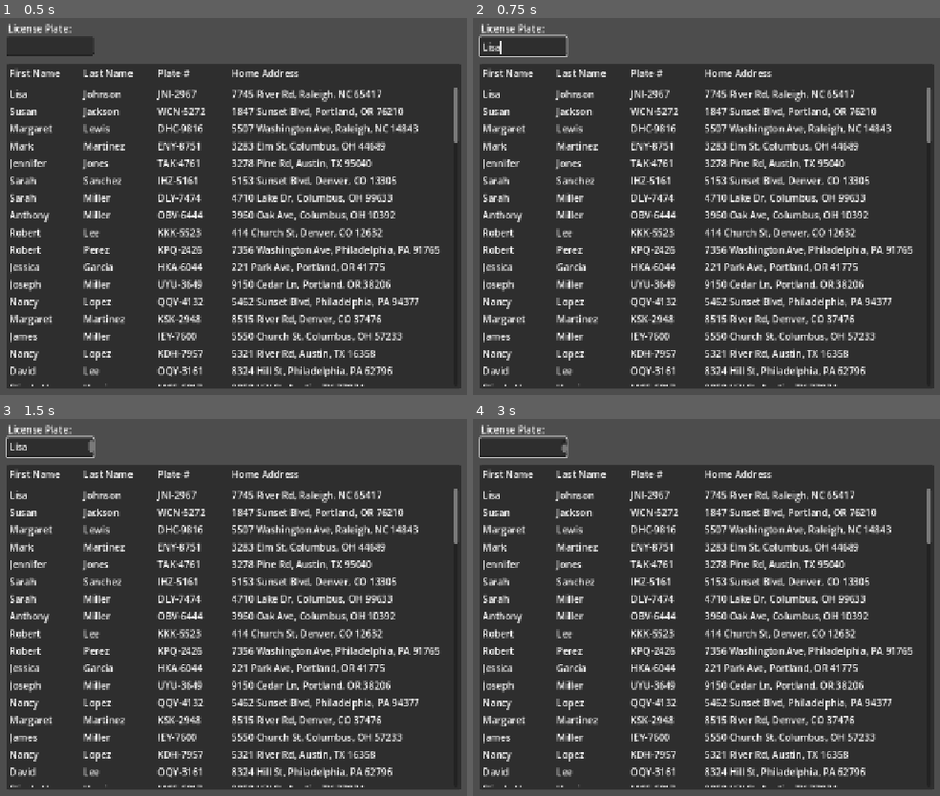
Above: before the commit, frames 1-4 (two rows, left to right).
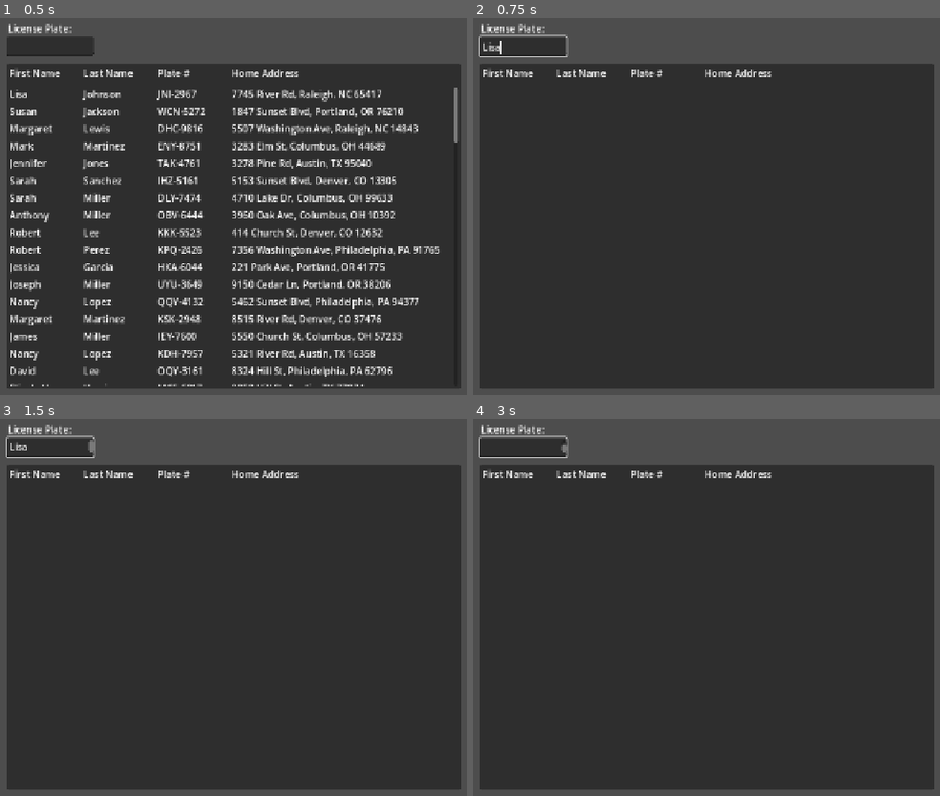
Above: after the commit, the same moments.

Repository: Ciph3rzer0/brackeys-2026.2-trust-no-one
Game: Godot game, scene res://main_ui.tscn
The game is run twice, just before and just after one commit, with the same random seed, the same clock (stepped at 60 frames per second) and the same inputs.
Inputs (mouse positions are in pixels of both pictures, inside the frame that each line leads up to):
- Up to frame 1 (0.5 s): no input
- Up to frame 2 (0.75 s): click (524, 48) at 0.52 s; type "Lisa" at 0.6 s
- Up to frame 3 (1.5 s): tap Enter at 1.25 s
- Up to frame 4 (3 s): tap Space at 2 s; tap Enter at 2.75 s

Frame 1 is identical in both runs. In frame 2, 14% of the frame differs, in the area x 2-98%, y 18-98%; in frame 3, 14%; in frame 4, 14%.

Commit message:
feat: basic text filtering

Diff:
--- a/main_ui.tscn
+++ b/main_ui.tscn
@@ -4,6 +4,7 @@
 [ext_resource type="Script" uid="uid://cfglhopesv3kn" path="res://game_test.gd" id="1_4uoxc"]
 [ext_resource type="Theme" uid="uid://t1raxlx3ogkq" path="res://ui/table/table_theme.tres" id="1_w37m7"]
 [ext_resource type="Script" uid="uid://dihrp1e8bq8b7" path="res://ui/table/table_ui.gd" id="2_ktt6o"]
+[ext_resource type="Script" uid="uid://cflir6f77prq" path="res://ui/table/text_edit_filter.gd" id="2_llbac"]
 
 [node name="Control" type="Control" unique_id=694152180]
 layout_mode = 3
@@ -21,6 +22,7 @@
 offset_top = 39.0
 offset_right = 168.0
 offset_bottom = 72.0
+script = ExtResource("2_llbac")
 
 [node name="LablePlate" type="Label" parent="PlateFilter" unique_id=1775027030]
 layout_mode = 0
@@ -63,3 +65,5 @@
 visible = false
 layout_mode = 2
 size_flags_vertical = 0
+
+[connection signal="filter_changed" from="PlateFilter" to="TableUI" method="_on_plate_filter_filter_changed"]
--- a/ui/table/table_ui.gd
+++ b/ui/table/table_ui.gd
@@ -2,6 +2,7 @@
 extends PanelContainer
 
 var _database: Database
+var _rows: Array[TableRow]
 
 func _ready() -> void:
 	_database = Database.new()
@@ -12,9 +13,14 @@
 func set_table_items(database: Database):
 	_database = database
 
-	for i in range(database.rows.size()):
-		var new_source_row: DatabaseRow = database.rows[i]
+	for new_source_row in database.rows:
 		var new_table_row: TableRow = %TableRow.duplicate()
 		new_table_row.set_source_row(new_source_row)
 		new_table_row.visible = true
+		_rows.append(new_table_row)
 		%TableBody.add_child(new_table_row)
+
+
+func _on_plate_filter_filter_changed(text: String) -> void:
+	for row in _rows:
+		row.visible = !text or row.source_row.car_plate.containsn(text)
--- /dev/null
+++ b/ui/table/text_edit_filter.gd
@@ -0,0 +1,11 @@
+class_name TextEditFilter
+extends TextEdit
+
+signal filter_changed(text: String)
+
+func _ready() -> void:
+	text_changed.connect(_on_text_changed)
+	text_set.connect(_on_text_changed)
+
+func _on_text_changed() -> void:
+	filter_changed.emit(text)
Not shown, added: ui/table/text_edit_filter.gd.uid
